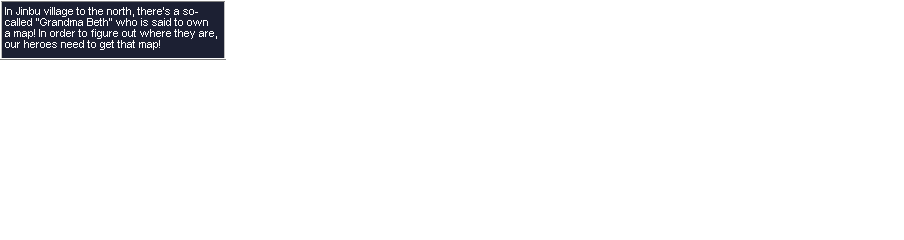
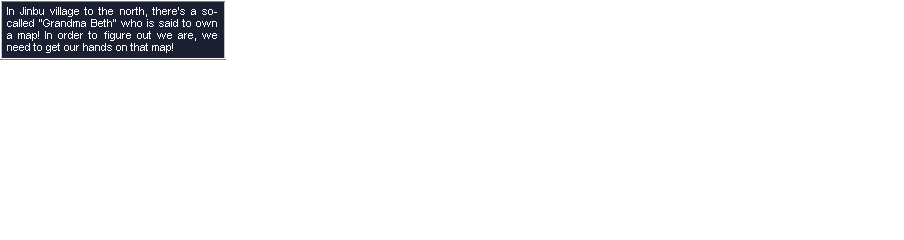
Before/after of a (904, 240) layered artwork. What changed in the layer stack:
added group "EN Sample" with 2 layers above "JP Sample" over [7, 7, 217, 53]
renamed "English" to "EN 4 Lines", moved it into group "EN Sample", painted on it over [5, 7, 217, 53]
added group "JP Sample" with 4 layers above "BG" over [5, 7, 217, 53]
